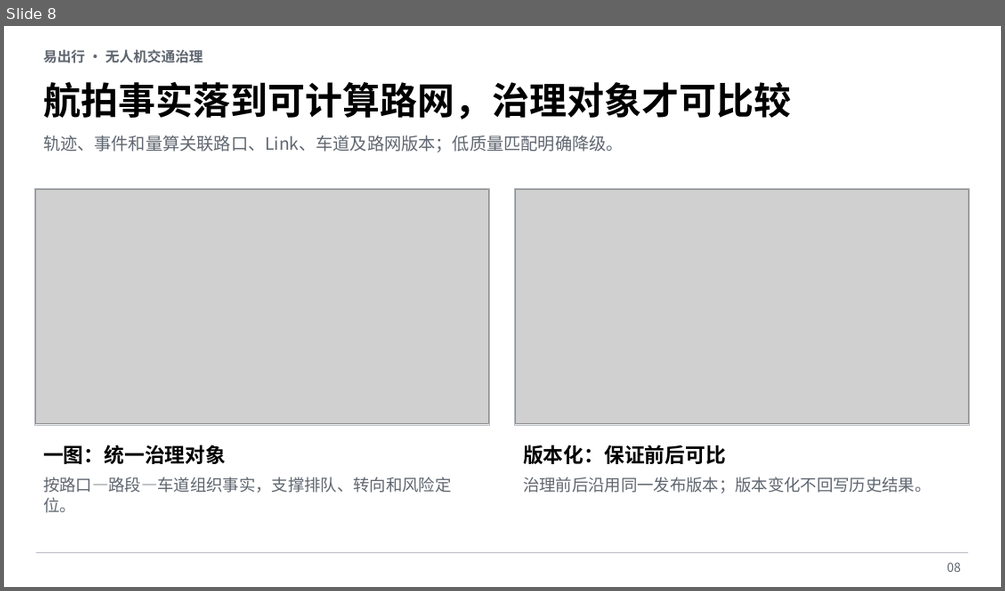
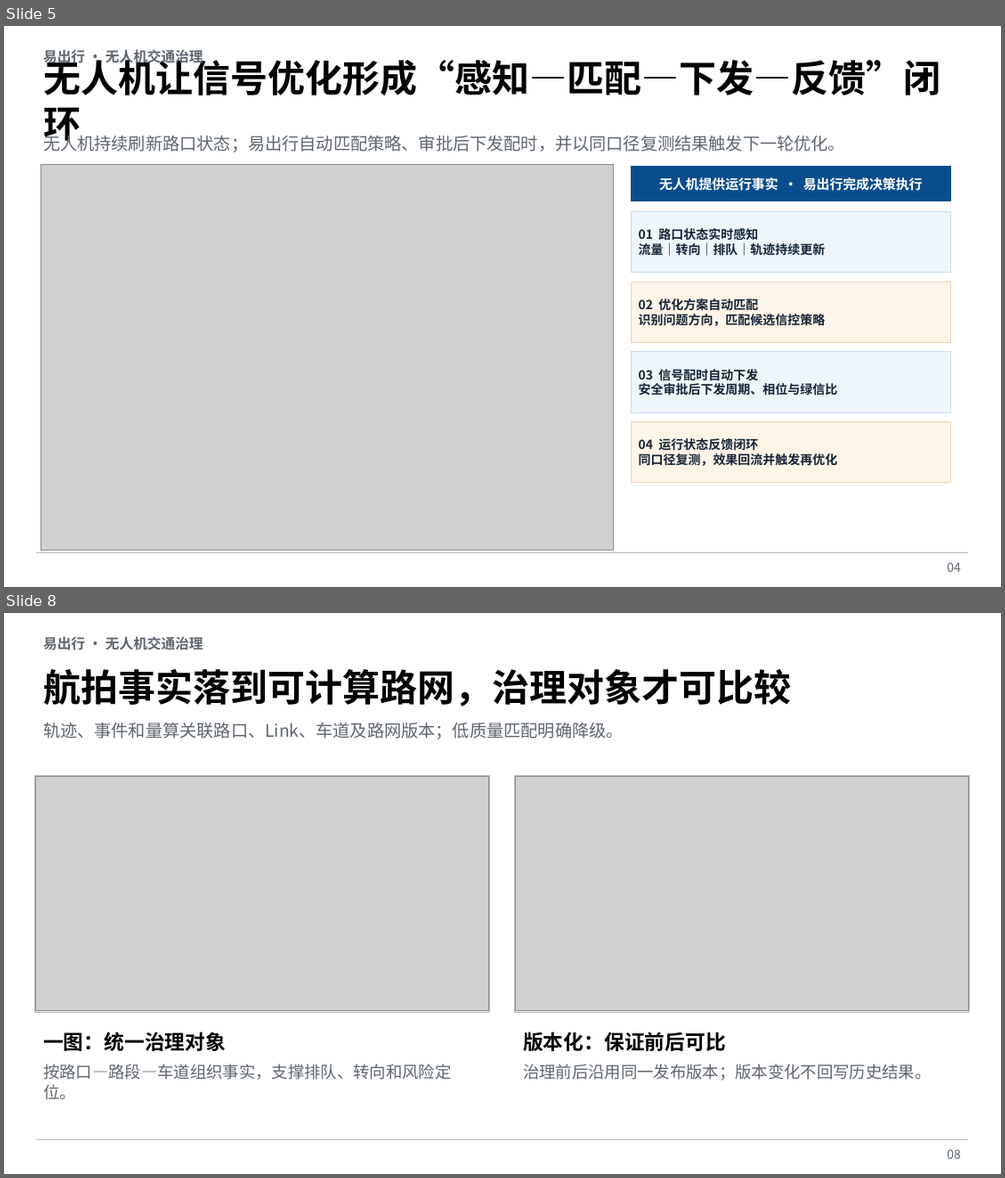
Before and after one commit to fjwangzy/TrafficAnalyzer, a slide deck: docs/generated/易出行无人机交通治理业务成效与试点汇报.pptx. Shown one above the other, each under a label of ours: slide 8 before the commit, slides 5 and 8 after it; the slides between them are not shown. The pictures are 1005x591 and 1005x1178 pixels, drawn with LibreOffice and Linux fonts; fonts in the diff are those of the drawing; grey boxes stand for pictures; background and template pictures are left out. Boxes give left, top, right and bottom in pixels: in the first picture for what was removed or moved away, otherwise in the second. Text is boxed around its words. In the diff, an @@ line names an element or a change of style, - is before the commit and + after.

```diff
--- a/docs/generated/易出行无人机交通治理业务成效与试点汇报.pptx
+++ b/docs/generated/易出行无人机交通治理业务成效与试点汇报.pptx
@@ slide 5 added at box(4, 26, 1001, 587), background #FFFFFF @@
@@ text added at box(43, 48, 203, 67), 13.5 pt, text #5F6670, bold @@
+易出行 · 无人机交通治理
@@ text added at box(43, 54, 940, 146), 36 pt, text #000000, bold @@
+无人机让信号优化形成“感知—匹配—下发—反馈”闭环
@@ text added at box(43, 132, 845, 152), 16.5 pt, text #5F6670 @@
+无人机持续刷新路口状态；易出行自动匹配策略、审批后下发配时，并以同口径复测结果触发下一轮优化。
@@ picture added at box(40, 164, 614, 549) @@
@@ rectangle added at box(631, 167, 951, 201), fill #0A4D8C, outline #0A4D8C 0.75 pt, 12.8 pt, text #FFFFFF, bold @@
+无人机提供运行事实 · 易出行完成决策执行
@@ rectangle added at box(631, 211, 951, 272), fill #EEF5FB, outline #C7DDF0 0.75 pt, 12 pt, text #152536, bold @@
+01 路口状态实时感知
+流量｜转向｜排队｜轨迹持续更新
@@ rectangle added at box(631, 281, 951, 342), fill #FFF4E8, outline #F3D2AD 0.75 pt, 12 pt, text #152536, bold @@
+02 优化方案自动匹配
+识别问题方向，匹配候选信控策略
@@ rectangle added at box(631, 351, 951, 412), fill #EEF5FB, outline #C7DDF0 0.75 pt, 12 pt, text #152536, bold @@
+03 信号配时自动下发
+安全审批后下发周期、相位与绿信比
@@ rectangle added at box(631, 421, 951, 483), fill #FFF4E8, outline #F3D2AD 0.75 pt, 12 pt, text #152536, bold @@
+04 运行状态反馈闭环
+同口径复测，效果回流并触发再优化
@@ line added from (36, 553) to (969, 553), #B8BCC4 0.75 pt @@
@@ text added at box(947, 562, 961, 572), 12 pt, text #5F6670 @@
+04
```
Also in this commit, not shown: 8 slides changed, 1 other slide added, 2 slides removed, 45 other files.
